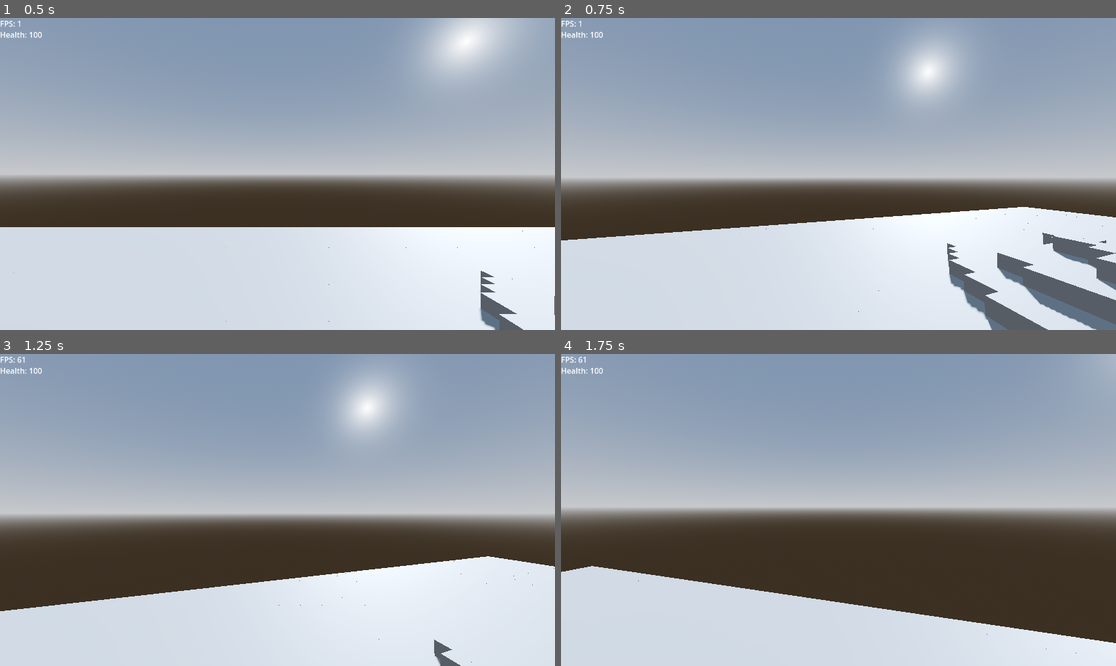
Above: before the commit, frames 1-4 (two rows, left to right).
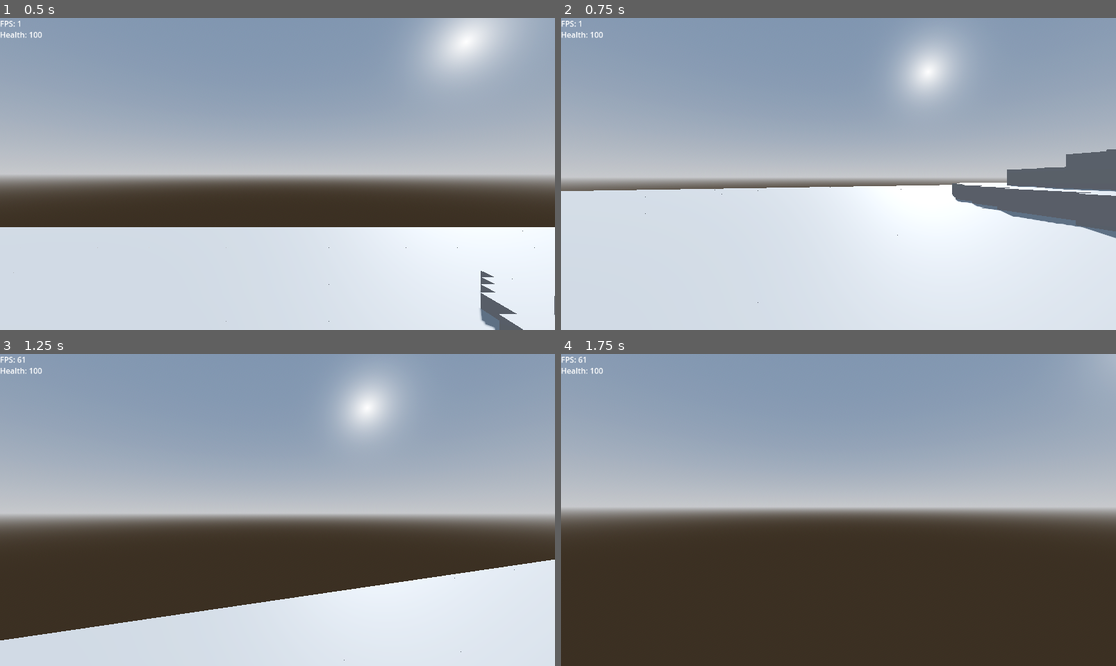
Above: after the commit, the same moments.

Repository: LunarTides/Speedrun-Game
Game: Godot game, scene res://scenes/world.tscn
Same seed, same stepped clock (60 frames per second), same inputs: the game is played once before the commit and once after it.
Inputs (mouse positions are in pixels of both pictures, inside the frame that each line leads up to):
- Up to frame 1 (0.5 s): no input
- Up to frame 2 (0.75 s): move the mouse to (866, 174) at 0.52 s; hold W (move_forward) from 0.53 s (still down); tap Ctrl (slam, bound only after the commit) at 0.6 s
- Up to frame 3 (1.25 s): keep holding W (move_forward); tap Space (jump) at 0.77, 0.8, 1.07 s
- Up to frame 4 (1.75 s): keep holding W (move_forward); move the mouse to (810, 510) at 1.27 s; tap Space (jump) at 1.35, 1.52 s; tap Ctrl (slam, bound only after the commit) at 1.55 s

Frame 1 is identical in both runs. In frame 2, 18% of the frame differs, in the area x 0-100%, y 42-100%; in frame 3, 6.3%; in frame 4, 20%, in the area x 0-100%, y 67-100%.

Commit message:
Add slamming, reticle, lengthened katana and fixed bugs

Diff:
--- a/project.godot
+++ b/project.godot
@@ -84,6 +84,12 @@
 , Object(InputEventJoypadButton,"resource_local_to_scene":false,"resource_name":"","device":-1,"button_index":10,"pressure":0.0,"pressed":false,"script":null)
 ]
 }
+slam={
+"deadzone": 0.5,
+"events": [Object(InputEventKey,"resource_local_to_scene":false,"resource_name":"","device":-1,"window_id":0,"alt_pressed":false,"shift_pressed":false,"ctrl_pressed":false,"meta_pressed":false,"pressed":false,"keycode":0,"physical_keycode":4194326,"key_label":0,"unicode":0,"echo":false,"script":null)
+, Object(InputEventJoypadButton,"resource_local_to_scene":false,"resource_name":"","device":-1,"button_index":12,"pressure":0.0,"pressed":false,"script":null)
+]
+}
 
 [layer_names]
 
--- a/scenes/ui.tscn
+++ b/scenes/ui.tscn
@@ -1,6 +1,127 @@
-[gd_scene load_steps=2 format=3 uid="uid://b23h8bhbcb0i0"]
+[gd_scene load_steps=20 format=3 uid="uid://b23h8bhbcb0i0"]
 
 [ext_resource type="Script" path="res://scripts/ui.gd" id="1_fymde"]
+[ext_resource type="Texture2D" uid="uid://cp5myjafi70mr" path="res://assets/sprites/reticle.png" id="2_mko72"]
+
+[sub_resource type="AtlasTexture" id="AtlasTexture_oca15"]
+atlas = ExtResource("2_mko72")
+region = Rect2(0, 0, 16, 16)
+
+[sub_resource type="AtlasTexture" id="AtlasTexture_c32hr"]
+atlas = ExtResource("2_mko72")
+region = Rect2(16, 0, 16, 16)
+
+[sub_resource type="AtlasTexture" id="AtlasTexture_4gcf1"]
+atlas = ExtResource("2_mko72")
+region = Rect2(32, 0, 16, 16)
+
+[sub_resource type="AtlasTexture" id="AtlasTexture_bpu5x"]
+atlas = ExtResource("2_mko72")
+region = Rect2(48, 0, 16, 16)
+
+[sub_resource type="AtlasTexture" id="AtlasTexture_5qu0x"]
+atlas = ExtResource("2_mko72")
+region = Rect2(64, 0, 16, 16)
+
+[sub_resource type="AtlasTexture" id="AtlasTexture_87283"]
+atlas = ExtResource("2_mko72")
+region = Rect2(80, 0, 16, 16)
+
+[sub_resource type="AtlasTexture" id="AtlasTexture_m8qvv"]
+atlas = ExtResource("2_mko72")
+region = Rect2(96, 0, 16, 16)
+
+[sub_resource type="AtlasTexture" id="AtlasTexture_n33vc"]
+atlas = ExtResource("2_mko72")
+region = Rect2(112, 0, 16, 16)
+
+[sub_resource type="AtlasTexture" id="AtlasTexture_eanrw"]
+atlas = ExtResource("2_mko72")
+region = Rect2(128, 0, 16, 16)
+
+[sub_resource type="AtlasTexture" id="AtlasTexture_r84kq"]
+atlas = ExtResource("2_mko72")
+region = Rect2(144, 0, 16, 16)
+
+[sub_resource type="AtlasTexture" id="AtlasTexture_dvbgk"]
+atlas = ExtResource("2_mko72")
+region = Rect2(160, 0, 16, 16)
+
+[sub_resource type="AtlasTexture" id="AtlasTexture_y8g0m"]
+atlas = ExtResource("2_mko72")
+region = Rect2(176, 0, 16, 16)
+
+[sub_resource type="AtlasTexture" id="AtlasTexture_solrk"]
+atlas = ExtResource("2_mko72")
+region = Rect2(192, 0, 16, 16)
+
+[sub_resource type="AtlasTexture" id="AtlasTexture_d1x0l"]
+atlas = ExtResource("2_mko72")
+region = Rect2(208, 0, 16, 16)
+
+[sub_resource type="AtlasTexture" id="AtlasTexture_b0qtv"]
+atlas = ExtResource("2_mko72")
+region = Rect2(224, 0, 16, 16)
+
+[sub_resource type="AtlasTexture" id="AtlasTexture_f5u1k"]
+atlas = ExtResource("2_mko72")
+region = Rect2(240, 0, 16, 16)
+
+[sub_resource type="SpriteFrames" id="SpriteFrames_uvyp1"]
+animations = [{
+"frames": [{
+"duration": 1.0,
+"texture": SubResource("AtlasTexture_oca15")
+}, {
+"duration": 1.0,
+"texture": SubResource("AtlasTexture_c32hr")
+}, {
+"duration": 1.0,
+"texture": SubResource("AtlasTexture_4gcf1")
+}, {
+"duration": 1.0,
+"texture": SubResource("AtlasTexture_bpu5x")
+}, {
+"duration": 1.0,
+"texture": SubResource("AtlasTexture_5qu0x")
+}, {
+"duration": 1.0,
+"texture": SubResource("AtlasTexture_87283")
+}, {
+"duration": 1.0,
+"texture": SubResource("AtlasTexture_m8qvv")
+}, {
+"duration": 1.0,
+"texture": SubResource("AtlasTexture_n33vc")
+}, {
+"duration": 1.0,
+"texture": SubResource("AtlasTexture_eanrw")
+}, {
+"duration": 1.0,
+"texture": SubResource("AtlasTexture_r84kq")
+}, {
+"duration": 1.0,
+"texture": SubResource("AtlasTexture_dvbgk")
+}, {
+"duration": 1.0,
+"texture": SubResource("AtlasTexture_y8g0m")
+}, {
+"duration": 1.0,
+"texture": SubResource("AtlasTexture_solrk")
+}, {
+"duration": 1.0,
+"texture": SubResource("AtlasTexture_d1x0l")
+}, {
+"duration": 1.0,
+"texture": SubResource("AtlasTexture_b0qtv")
+}, {
+"duration": 1.0,
+"texture": SubResource("AtlasTexture_f5u1k")
+}],
+"loop": true,
+"name": &"default",
+"speed": 10.0
+}]
 
 [node name="UI" type="Control"]
 layout_mode = 3
@@ -26,3 +147,9 @@
 offset_right = 40.0
 offset_bottom = 46.0
 text = "Health: 100"
+
+[node name="KatanaReticle" type="AnimatedSprite2D" parent="."]
+unique_name_in_owner = true
+visible = false
+sprite_frames = SubResource("SpriteFrames_uvyp1")
+autoplay = "default"
--- a/scenes/weapons/katana.tscn
+++ b/scenes/weapons/katana.tscn
@@ -3,10 +3,10 @@
 [ext_resource type="Script" path="res://scripts/weapons/katana.gd" id="1_0j36f"]
 
 [sub_resource type="BoxMesh" id="BoxMesh_4u88m"]
-size = Vector3(0.1, 0.1, 2)
+size = Vector3(0.1, 0.1, 3)
 
 [sub_resource type="BoxShape3D" id="BoxShape3D_set2v"]
-size = Vector3(0.1, 0.1, 2)
+size = Vector3(0.1, 0.1, 3)
 
 [sub_resource type="Animation" id="Animation_r8lns"]
 length = 0.001
@@ -162,7 +162,7 @@
 
 [sub_resource type="ParticleProcessMaterial" id="ParticleProcessMaterial_x14s6"]
 emission_shape = 3
-emission_box_extents = Vector3(0.1, 0.1, 1)
+emission_box_extents = Vector3(0.1, 0.1, 1.5)
 angle_max = 150.7
 gravity = Vector3(0, 0, 0)
 radial_accel_min = -2.65
--- a/scripts/enemies/enemy_small.gd
+++ b/scripts/enemies/enemy_small.gd
@@ -16,6 +16,8 @@
 		$HitParticles.restart()
 	)
 
+	$MeshInstance3D.get_active_material(0).cull_mode = BaseMaterial3D.CULL_DISABLED
+
 
 func _physics_process(delta: float) -> void:
 	if not GameManager.player:
@@ -26,6 +28,10 @@
 		velocity.y -= gravity * delta
 	else:
 		velocity += (GameManager.player.position - position).normalized() * SPEED * delta
+
+	if position.distance_to(GameManager.player.position) > 100:
+		velocity = (GameManager.player.position - position).normalized() * SPEED * 100 * delta
+		velocity.y = 0
 
 	move_and_slide()
 
--- a/scripts/player.gd
+++ b/scripts/player.gd
@@ -12,6 +12,7 @@
 var speed: float = STARTING_SPEED
 var extra_jumps: int = STARTING_EXTRA_JUMPS
 var is_moving: bool = false
+var is_slamming: bool = false
 var is_on_damage_cooldown: bool = false
 var can_be_damaged: bool = true
 var health: float = 100
@@ -31,9 +32,14 @@
 			extra_jumps -= 1
 
 		velocity.y = JUMP_VELOCITY
+		velocity.x *= 1.5
+		velocity.y *= 1.5
 
 	if is_on_floor():
 		extra_jumps = STARTING_EXTRA_JUMPS
+
+		if is_slamming:
+			speed = JUMP_VELOCITY * 5
 
 	# Get the input direction and handle the movement/deceleration.
 	# As good practice, you should replace UI actions with custom gameplay actions.
@@ -49,6 +55,17 @@
 		velocity.x = 0
 		velocity.z = 0
 
+	if Input.is_action_just_pressed("slam"):
+		if is_on_floor():
+			# Convert horizontal to vertical.
+			velocity.y = abs(velocity.x) + abs(velocity.y)
+			velocity.x = 0
+			velocity.z = 0
+			speed = STARTING_SPEED
+		else:
+			velocity.y = -JUMP_VELOCITY * 10
+			is_slamming = true
+
 	# If the player collides with a wall, reset their momentum.
 	if is_on_wall():
 		speed = STARTING_SPEED
@@ -59,6 +76,8 @@
 
 	velocity += extra_velocity
 	extra_velocity = Vector3.ZERO
+
+	is_moving = abs(velocity.x) > 0 and abs(velocity.z) > 0
 
 	move_and_slide()
 
@@ -82,7 +101,7 @@
 		new_enemy_target = new_enemy_target_collision.get_parent()
 
 	if not new_enemy_target_collision or new_enemy_target != enemy_target:
-		if enemy_target:
+		if enemy_target and enemy_target:
 			enemy_target.unmark_as_target()
 			enemy_target = null
 
@@ -91,8 +110,6 @@
 
 	if enemy_target:
 		enemy_target.mark_as_target()
-
-	is_moving = velocity.x > 0 and velocity.z > 0
 
 
 func _unhandled_input(event: InputEvent) -> void:
--- a/scripts/ui.gd
+++ b/scripts/ui.gd
@@ -10,3 +10,6 @@
 func _process(delta: float) -> void:
 	%FPS.text = "FPS: %d" % Performance.get_monitor(Performance.TIME_FPS)
 	%Health.text = "Health: %d" % GameManager.player.health
+
+	%KatanaReticle.position = get_window().size / 2
+	%KatanaReticle.visible = GameManager.player.equipped_weapon and GameManager.player.equipped_weapon.name == "Katana"
Binary file added: assets/sprites/reticle.aseprite
Binary file added: assets/sprites/reticle.png
Not shown, added: assets/sprites/reticle.png.import
